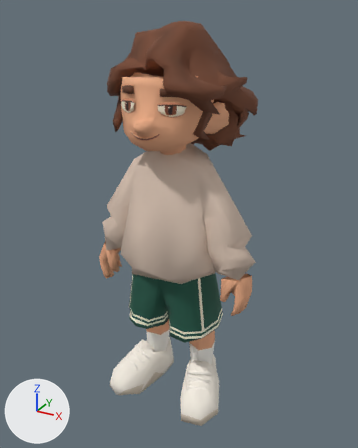
An edit to the glTF model docs/visual/host-q-tripo-r2s1-rfc/glb/host_q_tripo_p20_r2s1_barehead.glb, drawn before and after from the same camera.
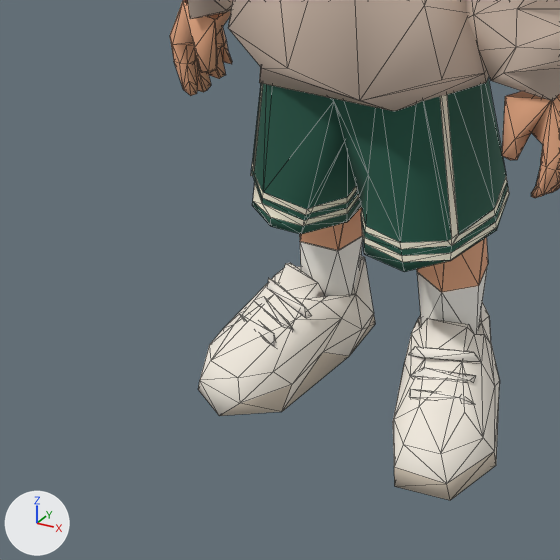
Each version appears first whole from a 50 mm camera at (0.724, -1.306, 1.29) aimed at (0.001, 0.008, 0.633), and next in a close-up on the part from 10% to 67% of the width and 54% to 100% of the height. Arrows for +X, +Y and +Z are at lower left; the lights stay in place. The last two pictures show the newer version. The close-ups show mesh edges as thin lines. Vertices at exactly the same position are counted once.

Script lines for the objects in view, before the commit:
```python
me_hostq_sculpt_game = bpy.data.meshes.new('HostQ_Sculpt_Game')
me_hostq_sculpt_game.from_pydata(...)  # 1306 vertices, 2331 faces; spans x -0.283..0.285, y -0.218..0.227, z 0.0..1.253
me_hostq_sculpt_game.materials.append(mat_host_mat)
ob_hostbody = bpy.data.objects.new('HostBody', me_hostq_sculpt_game)
ob_hostbody.location = (0.0, 0.0, 0.0)
```
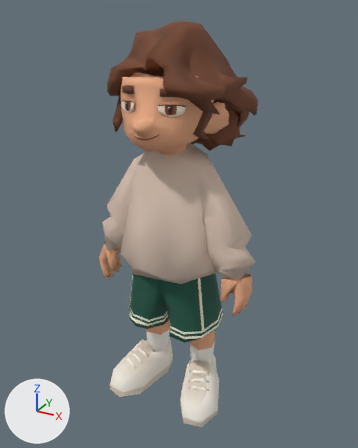
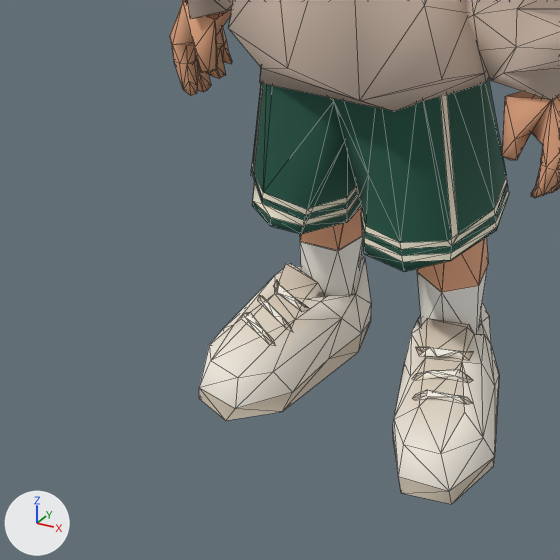
What the commit changed:
me_hostq_sculpt_game is used by ob_hostbody; location (0.0, 0.0, 0.0).
me_hostq_sculpt_game had 1306 vertices, 2331 faces and spanned x -0.283..0.285, y -0.218..0.227, z 0.0..1.253.
me_hostq_sculpt_game now has 1310 vertices, 2339 faces and spans x -0.283..0.285, y -0.218..0.227, z 0.0..1.253.
Part 1, on me_hostq_sculpt_game:
4 vertices are removed from x -0.211..0.121, y -0.167..0.089, z 0.002..0.007.
21 faces are deleted.
101 vertices move from x -0.209..0.211, y -0.194..0.089, z 0.0..0.124 to x -0.21..0.21, y -0.19..0.089, z 0.0..0.125.
8 vertices are added at x -0.208..0.157, y -0.174..0.085, z 0.0..0.032.
29 new faces join them.
me_hostq_sculpt_game part 2: 145 kept faces spanning x -0.192..0.21, y -0.19..0.042, z 0.0..0.146 get new vertex colours.

Location of each change, (x1, y1, x2, y2) in pixels of the close-ups (560 x 560 px; the box of a moved part takes in the faces that stretch with it):
'HostBody', reshaped: before (170, 0, 560, 500); after (170, 0, 560, 504)
part 1 of me_hostq_sculpt_game, moved or reshaped: before (198, 259, 500, 500); after (199, 259, 499, 504)
part 2 of me_hostq_sculpt_game, recoloured: before (200, 263, 500, 464); after (200, 263, 482, 439)
